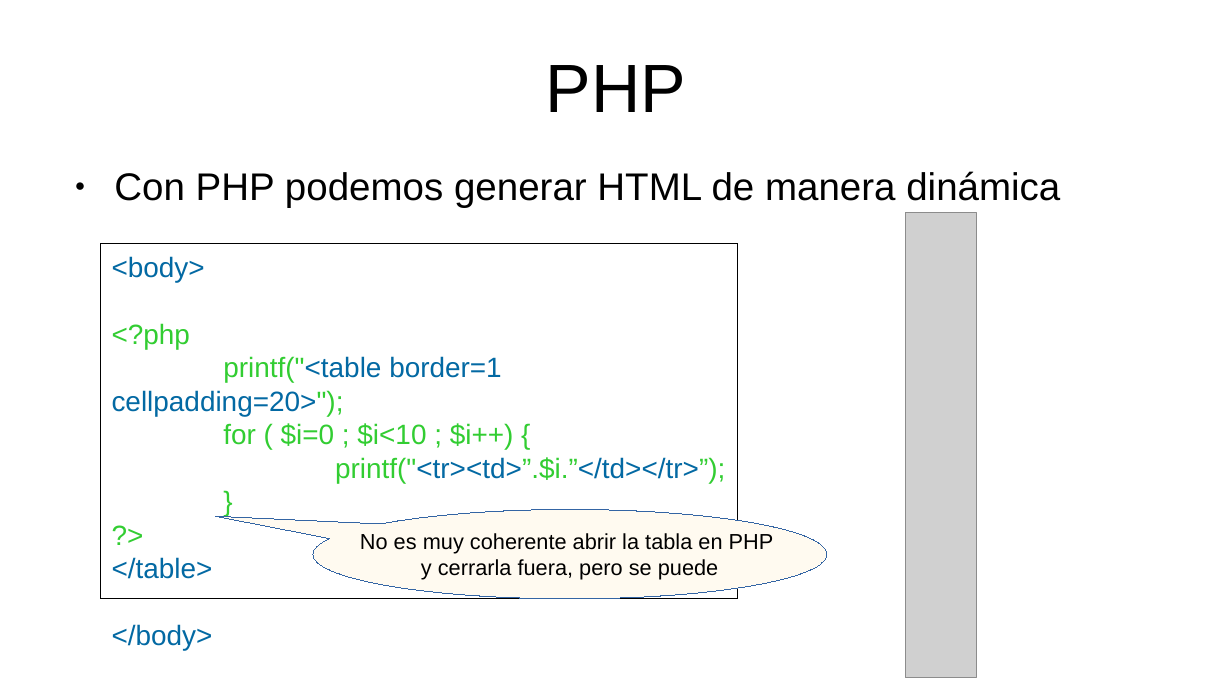
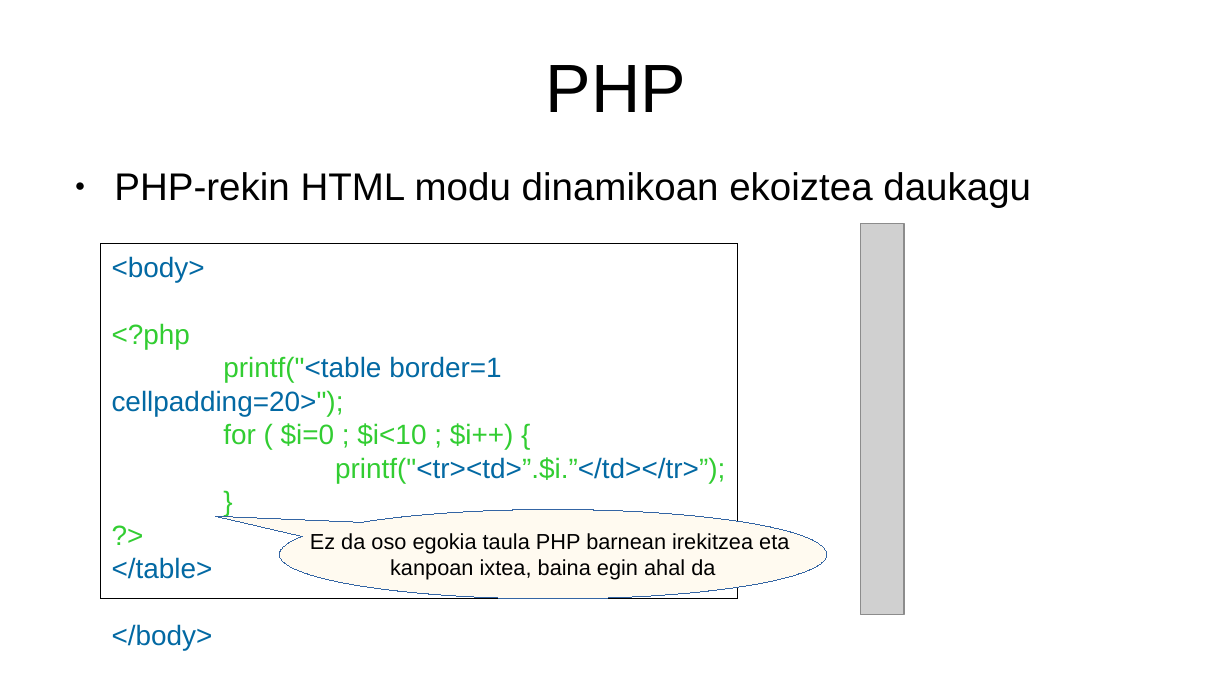
Before and after one commit to mikel-egana-aranguren/EHU-ISSKS-31, a slide deck: slide 50 of WebSistemak/WebSistemak.odp. Drawn at 1232x693 pixels with LibreOffice and Linux fonts; fonts in the diff are those of the drawing; grey boxes stand for pictures; background and template pictures are left out. Boxes give left, top, right and bottom in pixels: in the first picture for what was removed or moved away, otherwise in the second. Text is boxed around its words. In the diff, an @@ line names an element or a change of style, - is before the commit and + after.

```diff
--- a/WebSistemak/WebSistemak.odp
+++ b/WebSistemak/WebSistemak.odp
@@ text at (114,172,1031,208): text changed @@
-● Con PHP podemos generar HTML de manera dinámica
+● PHP-rekin HTML modu dinamikoan ekoiztea daukagu
@@ picture: place and size @@
-picture at (906,212,977,677)
+picture at (861,224,904,615)
@@ speech bubble "Ez da oso egokia taula ...": place and size @@
-speech bubble "Ez da oso egokia taula ..." at (313,510,827,599)
+speech bubble "Ez da oso egokia taula ..." at (279,510,827,599)
@@ speech bubble "Ez da oso egokia taula ..." at (279,510,827,599): proportions changed @@
@@ text in speech bubble at (310,533,789,580): text changed @@
-No es muy coherente abrir la tabla en PHP
-y cerrarla fuera, pero se puede
+Ez da oso egokia taula PHP barnean irekitzea eta
+kanpoan ixtea, baina egin ahal da
```
Also in this commit, not shown: 34 other slides changed, 15 slides added, 15 slides removed, 24 other files.
